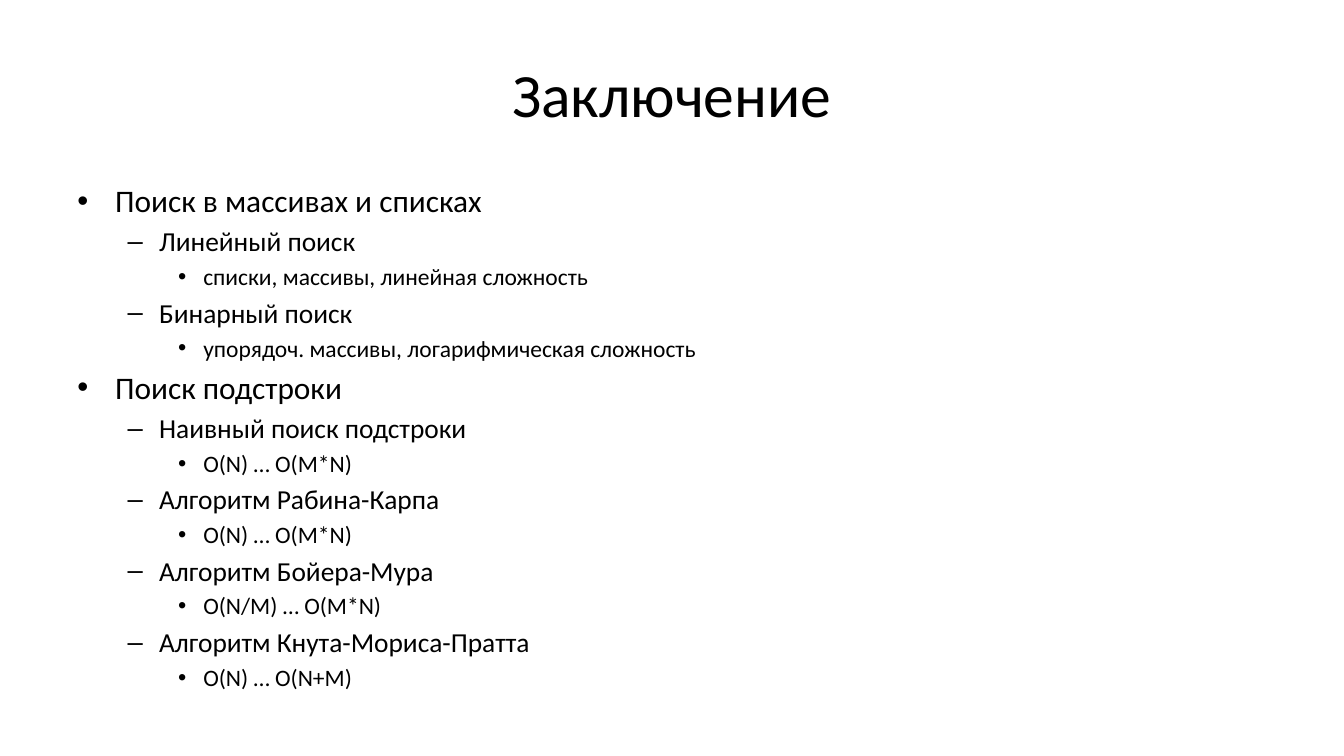
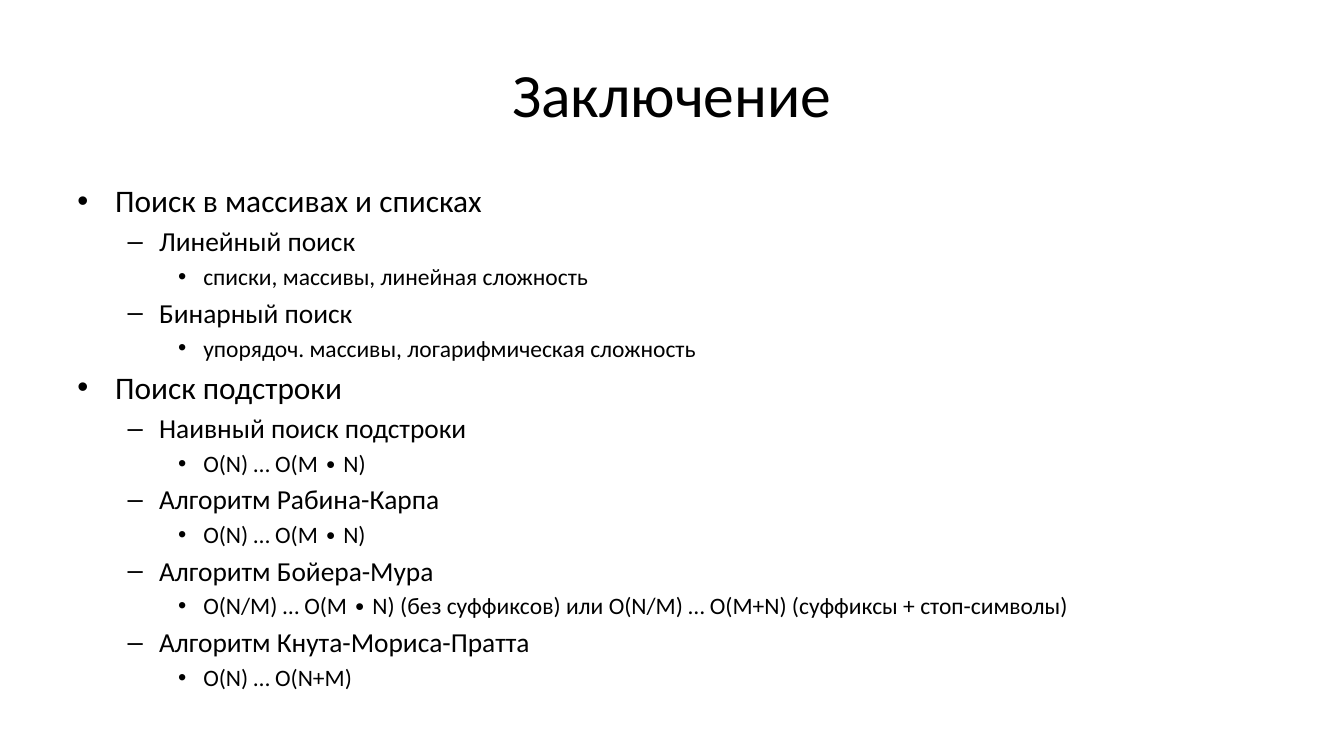
Before and after one commit to Evgueni-Petrov-aka-espetrov/Algorithms-and-Programming-in-C-pptx, a slide deck: slide 151 of 12 Алгоритмы поиска.pptx (slide 44 before the commit). Drawn at 1344x756 pixels with LibreOffice and Linux fonts; fonts in the diff are those of the drawing. Boxes give left, top, right and bottom in pixels: in the first picture for what was removed or moved away, otherwise in the second. Text is boxed around its words. In the diff, an @@ line names an element or a change of style, - is before the commit and + after.

```diff
--- a/12 Алгоритмы поиска.pptx
+++ b/12 Алгоритмы поиска.pptx
@@ text at box(203, 455, 365, 475): text changed @@
-    • O(N) … O(M*N)
+    • O(N) … O(M ∙ N)
@@ text at box(203, 526, 365, 546): text changed @@
-    • O(N) … O(M*N)
+    • O(N) … O(M ∙ N)
@@ text at box(203, 597, 1067, 618): text changed @@
-    • O(N/M) … O(M*N)
+    • O(N/M) … O(M ∙ N) (без суффиксов) или O(N/M) … O(M+N) (суффиксы + стоп-символы)
```
Also in this commit, not shown: 22 other slides changed, 117 slides added, 32 slides removed.
